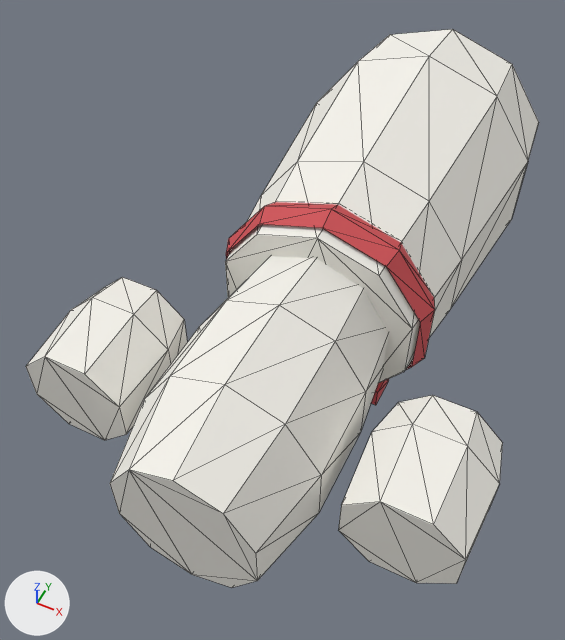
Before and after pictures for a commit that changed the glTF model client/public/models/armour/armor_robe.glb.
One viewpoint serves both versions: a 50 mm lens placed at (0.434, -2.566, 1.282), pointed at (-0.079, -1.539, -0.002). Arrows for +X, +Y and +Z are at lower left; the lights stay in place. The first picture is the older version. Mesh edges are drawn as thin lines. Vertices at exactly the same position are counted once.

In view in the first picture: 'Abdomen', 'Torso', 'UpperArmL', 'UpperArmR'.
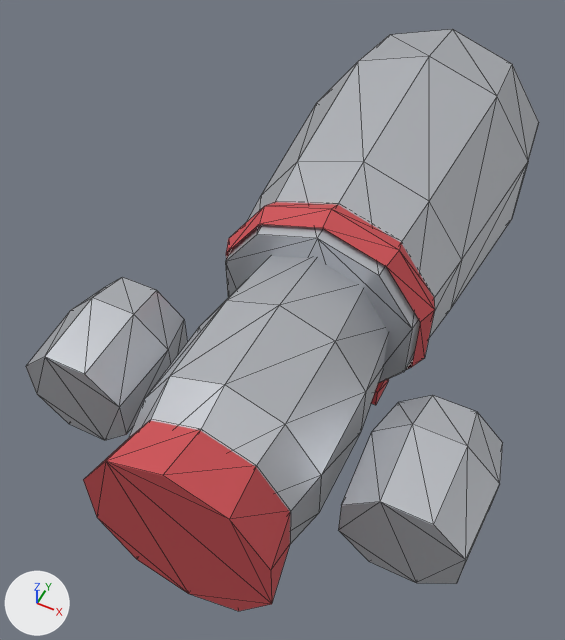
Location of each change, (x1, y1, x2, y2) in pixels of the pictures (565 x 640 px):
'Torso', reshaped (10% wider, 7% taller)
    before: (110, 256, 388, 588)
    after: (83, 256, 388, 611)
'UpperArmL', recoloured (white to light grey)
    both: (339, 395, 503, 584)
'UpperArmR', recoloured (white to light grey)
    both: (26, 277, 187, 440)
part 1 of me_abdomen_004, recoloured (white to light grey)
    both: (225, 29, 539, 383)
part 2 of me_torso_005, added (red)
    after: (83, 420, 290, 611)
part 3 of me_torso_005, recoloured (white to light grey)
    before: (110, 256, 388, 588)
    after: (129, 256, 388, 544)

The change in detail:
Material 'Steel' (mat_steel) is new.
Its base color is (0.6, 0.62, 0.66) (light grey #cbced4).
Its metallic is 0.6.
Its roughness is 0.4.
me_abdomen_004 has 86 vertices, 140 faces and spans x -0.276..0.276, y -1.55..-0.77, z -0.23..0.35.
me_abdomen_004 is used by ob_abdomen; location (0.0, 0.0, 0.0).
me_abdomen_004 part 1: all 76 faces that had it switch from mat_white (white #f3f1ea) to mat_steel (light grey #cbced4).
me_torso_005 is used by ob_torso; location (0.0, 0.0, 0.0).
me_torso_005 had 40 vertices, 76 faces and spanned x -0.181..0.181, y -2.08..-1.53, z -0.189..0.249.
me_torso_005 now has 76 vertices, 140 faces and spans x -0.181..0.181, y -2.1..-1.53, z -0.252..0.249.
me_torso_005 part 2: a new loose piece, a 10-sided cut cone along y (radius 0.19 by 0.219 at the low end, 0.17 by 0.195 at the high end) spanning x -0.181..0.181, y -2.1..-1.99, z -0.189..0.249, in mat_red (red #ce5055).
me_torso_005 part 3: 76 faces spanning x -0.181..0.181, y -2.08..-1.53, z -0.189..0.249 switch from mat_white (white #f3f1ea) to mat_steel (light grey #cbced4).
Other edits to the shape of me_torso_005 do not show in these pictures.
me_torso_005 gains material mat_red (red #ce5055).
me_upperarml_005 has 24 vertices, 44 faces and spans x 0.22..0.46, y -1.93..-1.68, z -0.1..0.14.
me_upperarml_005 no longer uses material mat_white (white #f3f1ea).
me_upperarml_005 gains material mat_steel (light grey #cbced4).
me_upperarmr_005 has 24 vertices, 44 faces and spans x -0.46..-0.22, y -1.93..-1.68, z -0.1..0.14.
me_upperarmr_005 no longer uses material mat_white (white #f3f1ea).
me_upperarmr_005 gains material mat_steel (light grey #cbced4).
